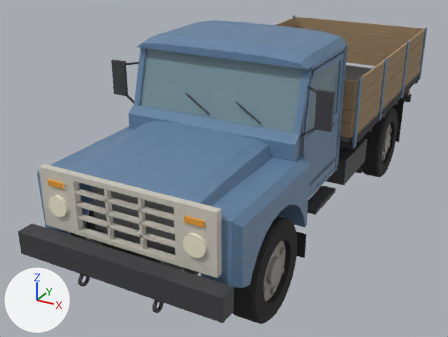
The glTF model public/assets/vehicles/doruk-k180/doruk-k180_base.glb: old version first, new version second.
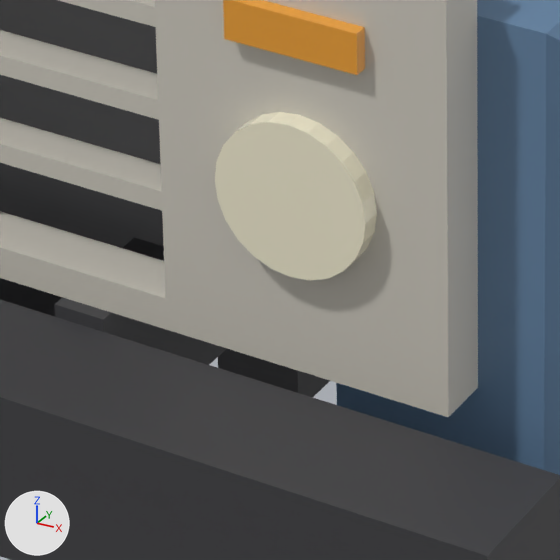
The first picture shows the older version from a 50 mm camera at (3.34, -7.17, 4.13) aimed at (-0.45, -0.27, 0.68). The close-ups show the older and then the newer version on the part from 34% to 52% of the width and 64% to 89% of the height of that picture. Only the edits that show in the close-ups are written down. Lighting does not change. The marker at lower left points along +X, +Y and +Z. Where no turn or scale is listed for an object, it has been applied to the vertices. Vertices at exactly the same position are counted once.

Objects in the first close-up: 'Chassis_Frame', 'Engine_Block', 'Fender_FL', 'Front_Bumper', 'Grille_Panel', 'Headlight_L', 'Turn_Signal_L'.
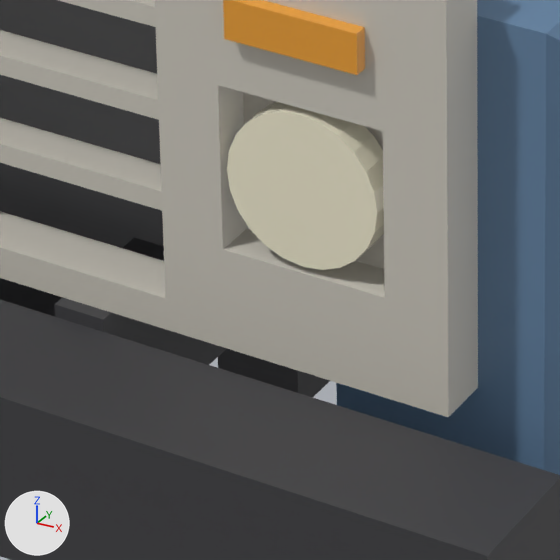
Location of each change, [x1, y1, x2, y2] in pixels of the close-ups (560 x 560 px):
'Headlight_L', moved, rescaled: before [215, 112, 377, 281]; after [227, 101, 384, 270]
part 1 of me_grille_panel, cut back: [213, 83, 394, 314] in both

The change, as a list of edits to the scene's bpy script:
```text
Change me_grille_panel:
    used by ob_grille_panel; location = (0.0, -3.0, 1.33)
    remove me_grille_panel.from_pydata(...)  # 252 vertices, 484 faces; spans x -1.02..1.02, y -0.08..0.0, z -0.33..0.33
    add me_grille_panel.from_pydata(...)  # 320 vertices, 644 faces; spans x -1.02..1.02, y -0.08..0.0, z -0.33..0.33
    me_grille_panel part 1: 12 vertices moved from x 0.73..0.87, y -0.08..0.0, z -0.14..0.13 to x 0.68..0.93, y -0.08..0.0, z -0.14..0.13; 8 vertices removed from x 0.73..0.87, y -0.08..0.0, z -0.28..0.27; 42 vertices added at x 0.68..0.93, y -0.08..0.0, z -0.28..0.27
    other edits to the shape of me_grille_panel do not show in these pictures
Change me_headlight_l:
    used by ob_headlight_l; location = (0.8, -3.08, 1.28)
    remove me_headlight_l.from_pydata(...)  # 48 vertices, 92 faces; spans x -0.115..0.115, y -0.03..0.01, z -0.115..0.115
    add me_headlight_l.from_pydata(...)  # 48 vertices, 92 faces; spans x -0.115..0.115, y -0.05..0.0, z -0.115..0.115
    me_headlight_l part 2: the whole mesh is scaled about its middle by (1, 1.25, 1), then moved by (0.0, -0.015, 0.0)
Change ob_headlight_l:
    ob_headlight_l.location: (0.8, -3.08, 1.28) -> (0.8, -3.03, 1.28)
```
